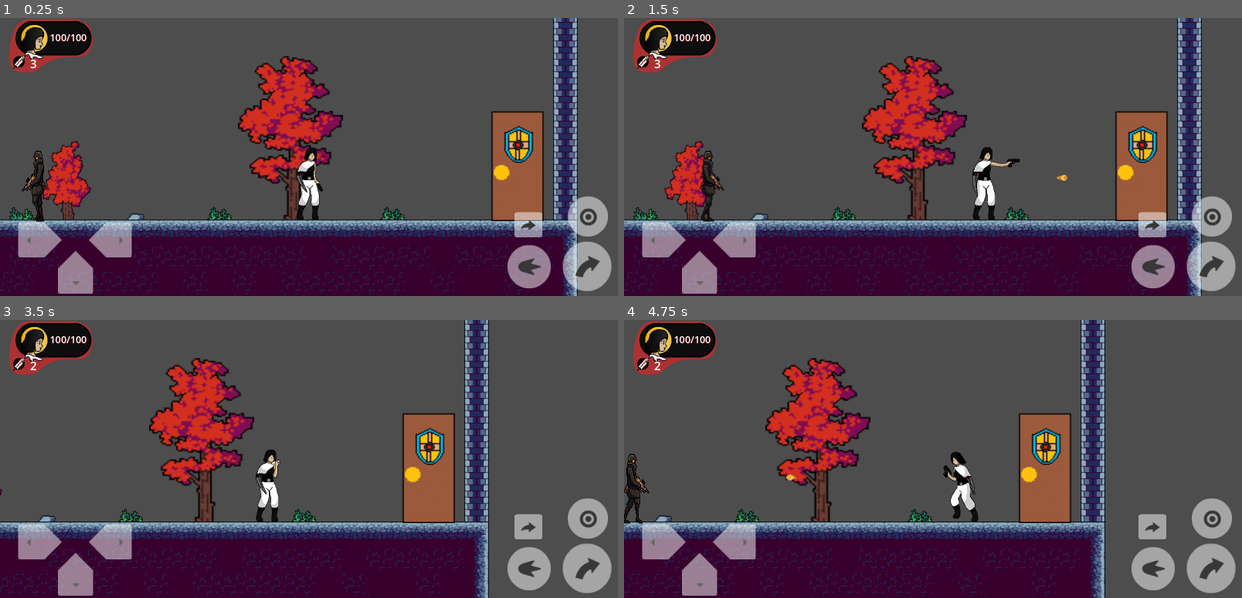
Above: before the commit, frames 1-4 (two rows, left to right).
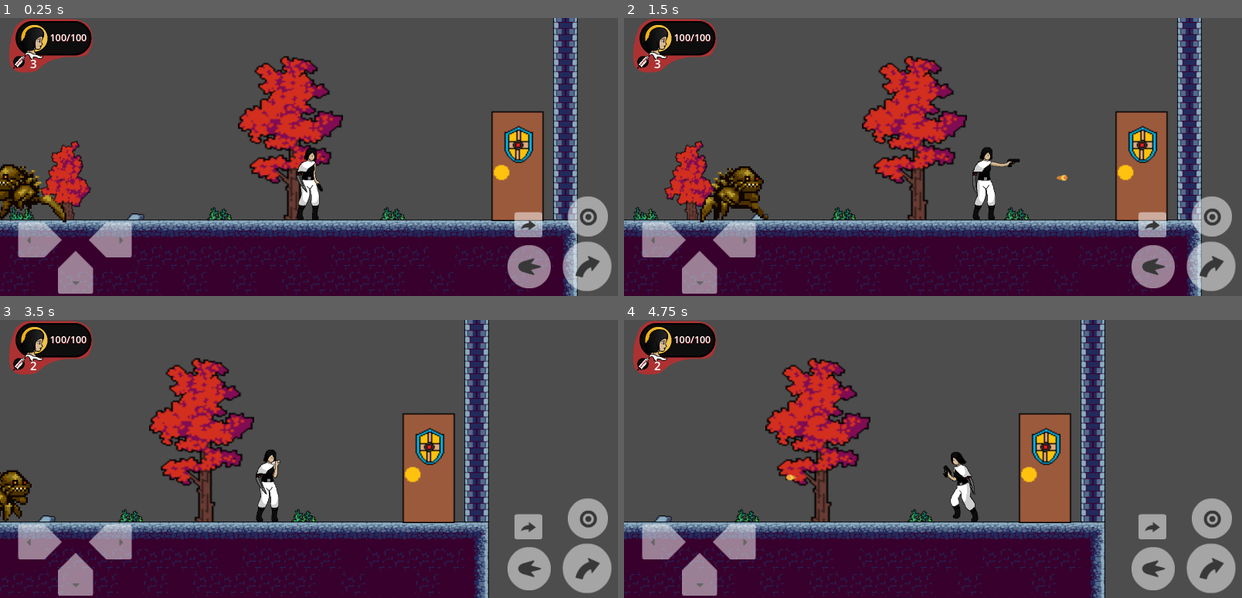
Above: after the commit, the same moments.

Repository: Corsa-Technologies/Terra1-seguro
Game: Godot game, scene res://Níveis/Nível1/Nível 1.tscn
Same seed, same stepped clock (60 frames per second), same inputs: the game is played once before the commit and once after it. This scene is started directly instead of the project's main scene.
Inputs:
- Up to frame 1 (0.25 s): no input
- Up to frame 2 (1.5 s): tap Enter (ataque) at 0.5 s; hold Enter (ataque) 0.53-1.28 s; hold Right (ui_right) from 0.53 s (still down); tap Up (ui_up) at 0.77 s; tap Backspace (tiro) at 0.8, 1.35 s
- Up to frame 3 (3.5 s): tap Up (ui_up) at 1.52, 3.02 s; tap Enter (ataque) at 1.55, 3.05 s; release Right (ui_right) at 2.03 s; hold Left (ui_left) 2.03-2.78 s; hold Enter (ataque) 2.03-2.78 s; tap Backspace (tiro) at 2.3 s; hold Right (ui_right) from 2.78 s (still down); tap Tab (cura) at 2.85 s
- Up to frame 4 (4.75 s): hold Backspace (tiro) 3.53-4.28 s; tap Delete (dash) at 3.6 s; tap Up (ui_up) at 3.77, 4.52 s; release Right (ui_right) at 4.28 s; hold Left (ui_left) from 4.28 s (still down); tap Backspace (tiro) at 4.35 s; tap Enter (ataque) at 4.55 s

The runs differ from the first frame. In frame 1, 1.3% of the frame differs, in the area x 0-11%, y 47-74%; in frame 2, 1.6%, in the area x 12-24%, y 47-74%; in frame 3, 0.7%; in frame 4, 0.5%.

Commit message:
alterado inimigo1

Diff:
--- a/Assets/inimigos/inimigo1/ataque/projectile.gd
+++ /dev/null
@@ -1,24 +0,0 @@
-extends CharacterBody2D
-
-@export var SPEED = 600
-@export var damage = 10  # Dano que o projétil causa
-
-var direction: Vector2  # A direção do projétil
-
-func _ready():
-	# Define a rotação do projétil para a direção de movimento
-	rotation = direction.angle()  # Ajusta a rotação para a direção
-
-	# Remove o projétil após 3 segundos, caso não colida com nada
-	await get_tree().create_timer(3).timeout
-	queue_free()  # Remove o projétil da cena
-
-func _physics_process(delta):
-	velocity = direction * SPEED  # Move o projétil na direção especificada
-	move_and_slide()
-
-# Função que será chamada quando o projétil colidir com um corpo
-
-func _on_area_2d_body_entered(body: CharacterBody2D):  # Verifica se o objeto que colidiu está no grupo "Player"
-		body.take_damage(damage)  # Aplica dano ao player
-		queue_free()  # Remove o projétil após acertar o player
--- a/Assets/inimigos/inimigo1/ataque/projectile.tscn
+++ /dev/null
@@ -1,71 +0,0 @@
-[gd_scene load_steps=10 format=3 uid="uid://c1e6hqp7yidse"]
-
-[ext_resource type="Script" path="res://Assets/inimigos/inimigo1/ataque/projectile.gd" id="1_lb75j"]
-[ext_resource type="Texture2D" uid="uid://3ki6fsjdsxce" path="res://Assets/inimigos/inimigo1/ataque/All_Fire_Bullet_Pixel_16x16_04.png" id="2_f5va5"]
-
-[sub_resource type="AtlasTexture" id="AtlasTexture_m1uhw"]
-atlas = ExtResource("2_f5va5")
-region = Rect2(256, 144, 16, 16)
-
-[sub_resource type="AtlasTexture" id="AtlasTexture_lj40p"]
-atlas = ExtResource("2_f5va5")
-region = Rect2(272, 144, 16, 16)
-
-[sub_resource type="AtlasTexture" id="AtlasTexture_kt0sp"]
-atlas = ExtResource("2_f5va5")
-region = Rect2(288, 144, 16, 16)
-
-[sub_resource type="AtlasTexture" id="AtlasTexture_y82ij"]
-atlas = ExtResource("2_f5va5")
-region = Rect2(304, 144, 16, 16)
-
-[sub_resource type="SpriteFrames" id="SpriteFrames_qt540"]
-animations = [{
-"frames": [{
-"duration": 1.0,
-"texture": SubResource("AtlasTexture_m1uhw")
-}, {
-"duration": 1.0,
-"texture": SubResource("AtlasTexture_lj40p")
-}, {
-"duration": 1.0,
-"texture": SubResource("AtlasTexture_kt0sp")
-}, {
-"duration": 1.0,
-"texture": SubResource("AtlasTexture_y82ij")
-}],
-"loop": true,
-"name": &"default",
-"speed": 25.0
-}]
-
-[sub_resource type="RectangleShape2D" id="RectangleShape2D_r7sp0"]
-size = Vector2(17, 6)
-
-[sub_resource type="RectangleShape2D" id="RectangleShape2D_6wugg"]
-size = Vector2(18, 8)
-
-[node name="projectile" type="CharacterBody2D"]
-position = Vector2(3, 2)
-collision_layer = 8
-collision_mask = 0
-script = ExtResource("1_lb75j")
-
-[node name="AnimatedSprite2D" type="AnimatedSprite2D" parent="."]
-scale = Vector2(1.28125, 1.0625)
-sprite_frames = SubResource("SpriteFrames_qt540")
-autoplay = "default"
-frame_progress = 0.588718
-
-[node name="CollisionShape2D2" type="CollisionShape2D" parent="."]
-position = Vector2(1, 0)
-shape = SubResource("RectangleShape2D_r7sp0")
-
-[node name="Area2D" type="Area2D" parent="."]
-collision_layer = 2
-
-[node name="CollisionShape2D" type="CollisionShape2D" parent="Area2D"]
-position = Vector2(1, 0)
-shape = SubResource("RectangleShape2D_6wugg")
-
-[connection signal="body_entered" from="Area2D" to="." method="_on_area_2d_body_entered"]
--- a/Assets/inimigos/inimigo1/inimigo_1.gd
+++ b/Assets/inimigos/inimigo1/inimigo_1.gd
@@ -1,17 +1,12 @@
 extends CharacterBody2D
 
-@export var speed: float = 100.0
+@export var speed: float = 150.0
 @export var gravity: float = 500.0
 @export var patrol_tolerance: float = 10.0
-@export var projectile_scene: PackedScene  # Referência à cena do projétil
-@export var shoot_delay: float = 1.0  # Intervalo de disparo em segundos
 @export var health: int = 100  # Adiciona uma variável de saúde ao inimigo
 
 var patrol_points: Array = []
 var current_patrol_index: int = 0
-var player_detected: bool = false
-var player: Node2D = null
-var can_shoot: bool = true  # Controle para evitar múltiplos disparos
 
 func _ready():
 	# Verifica se o nó 'patrulha1' existe como filho do inimigo
@@ -23,87 +18,31 @@
 	else:
 		$AnimatedSprite2D.play('idle')
 
-	# Conectar sinais da Area2D (DetectionArea)
-	$DetectionArea.connect("body_entered", Callable(self, "_on_detection_area_body_entered"))
-	$DetectionArea.connect("body_exited", Callable(self, "_on_detection_area_body_exited"))
-
 func _physics_process(delta):
 	velocity.y += gravity * delta
 
-	if player_detected and player:
-		look_at_player()
-		$AnimatedSprite2D.play("shot1")  # Executa a animação de tiro
-		if can_shoot:
-			shoot_projectile()  # Dispara o projétil
-			can_shoot = false  # Desativa o disparo até o próximo intervalo
-			await get_tree().create_timer(shoot_delay).timeout  # Espera o tempo de disparo
-			can_shoot = true  # Reativa o disparo após o intervalo
+	# Lógica de patrulha entre os pontos globais dos Markers2D
+	if patrol_points.size() > 0:
+		var target_position = patrol_points[current_patrol_index]  # Usa a posição global
+		var direction = (target_position - global_position).normalized()  # Compara com a posição global
+
+		velocity.x = direction.x * speed
+
+		# Atualiza a rotação do sprite para refletir a direção
+		if direction.x > 0:
+			$AnimatedSprite2D.flip_h = true  # Olha para a direita
+		elif direction.x < 0:
+			$AnimatedSprite2D.flip_h = false  # Olha para a esquerda
+
+		move_and_slide()
+
+		# Verifica se o inimigo chegou ao ponto de patrulha
+		if global_position.distance_to(target_position) < patrol_tolerance:
+			current_patrol_index = (current_patrol_index + 1) % patrol_points.size()
+
+		$AnimatedSprite2D.play("walk")
 	else:
-		# Lógica de patrulha entre os pontos globais dos Markers2D
-		if patrol_points.size() > 0:
-			var target_position = patrol_points[current_patrol_index]  # Usa a posição global
-			var direction = (target_position - global_position).normalized()  # Compara com a posição global
-
-			velocity.x = direction.x * speed
-
-			# Atualiza a escala do sprite para refletir a direção
-			if direction.x > 0:
-				$AnimatedSprite2D.scale.x = 1
-			elif direction.x < 0:
-				$AnimatedSprite2D.scale.x = -1
-
-			move_and_slide()
-
-			# Verifica se o inimigo chegou ao ponto de patrulha
-			if global_position.distance_to(target_position) < patrol_tolerance:
-				current_patrol_index = (current_patrol_index + 1) % patrol_points.size()
-
-			$AnimatedSprite2D.play("walk")
-		else:
-			$AnimatedSprite2D.play("idle")
-
-# Função chamada quando o player entra na DetectionArea
-func _on_detection_area_body_entered(body):
-	if body.name == "Player":
-		player_detected = true
-		player = body
-
-# Função chamada quando o player sai da DetectionArea
-func _on_detection_area_body_exited(body):
-	if body.name == "Player":
-		player_detected = false
-		player = null
-
-# Função para fazer o inimigo olhar para o player
-func look_at_player():
-	var direction = (player.global_position - global_position).normalized()
-	if direction.x > 0:
-		$AnimatedSprite2D.scale.x = 1
-	else:
-		$AnimatedSprite2D.scale.x = -1
-
-# Função para instanciar e disparar o projétil na direção do player
-func shoot_projectile():
-	# Verifica se a cena do projétil foi atribuída
-	if projectile_scene == null:
-		return
-
-	# Instanciar a cena do projétil
-	var projectile = projectile_scene.instantiate() as CharacterBody2D
-
-	# Certifique-se que o projétil foi instanciado corretamente
-	if projectile == null:
-		return
-
-	# Define a posição inicial do projétil, um pouco à frente do inimigo
-	projectile.global_position = global_position + Vector2(0 * $AnimatedSprite2D.scale.x, 0)
-
-	# Define a direção do projétil como a direção do player
-	var direction = (player.global_position - projectile.global_position).normalized()
-	projectile.direction = direction  # Define a direção diretamente no projétil
-
-	# Adiciona o projétil à cena
-	get_parent().add_child(projectile)
+		$AnimatedSprite2D.play("idle")
 
 # Função para receber dano
 func take_damage(amount: int):
--- a/Assets/inimigos/inimigo1/inimigo_1.tscn
+++ b/Assets/inimigos/inimigo1/inimigo_1.tscn
@@ -1,109 +1,79 @@
-[gd_scene load_steps=28 format=3 uid="uid://d2gp1dbwx1wdj"]
+[gd_scene load_steps=19 format=3 uid="uid://d2gp1dbwx1wdj"]
 
 [ext_resource type="Script" path="res://Assets/inimigos/inimigo1/inimigo_1.gd" id="1_03eev"]
-[ext_resource type="PackedScene" uid="uid://c1e6hqp7yidse" path="res://Assets/inimigos/inimigo1/ataque/projectile.tscn" id="2_e7062"]
-[ext_resource type="Texture2D" uid="uid://bqnuc26vom4bv" path="res://Assets/inimigos/inimigo1/Idle.png" id="3_atsb4"]
-[ext_resource type="Texture2D" uid="uid://dpogxj2bidkms" path="res://Assets/inimigos/inimigo1/Shot_1.png" id="4_nhfru"]
-[ext_resource type="Texture2D" uid="uid://me3ihp8vfgwg" path="res://Assets/inimigos/inimigo1/Walk.png" id="5_7mcr2"]
+[ext_resource type="Texture2D" uid="uid://bcow1vruxwvpg" path="res://Assets/inimigos/inimigo1/Walk.png" id="5_7mcr2"]
 
 [sub_resource type="RectangleShape2D" id="RectangleShape2D_vcaww"]
-size = Vector2(27, 83)
+size = Vector2(79, 74)
 
-[sub_resource type="AtlasTexture" id="AtlasTexture_1idlb"]
-atlas = ExtResource("3_atsb4")
-region = Rect2(0, 0, 128, 128)
+[sub_resource type="AtlasTexture" id="AtlasTexture_2bnr4"]
+atlas = ExtResource("5_7mcr2")
+region = Rect2(0, 0, 57, 42)
 
-[sub_resource type="AtlasTexture" id="AtlasTexture_04b5e"]
-atlas = ExtResource("3_atsb4")
-region = Rect2(128, 0, 128, 128)
+[sub_resource type="AtlasTexture" id="AtlasTexture_p4qw2"]
+atlas = ExtResource("5_7mcr2")
+region = Rect2(57, 0, 57, 42)
 
-[sub_resource type="AtlasTexture" id="AtlasTexture_pgk8f"]
-atlas = ExtResource("3_atsb4")
-region = Rect2(256, 0, 128, 128)
+[sub_resource type="AtlasTexture" id="AtlasTexture_riu86"]
+atlas = ExtResource("5_7mcr2")
+region = Rect2(114, 0, 57, 42)
 
-[sub_resource type="AtlasTexture" id="AtlasTexture_fvfo6"]
-atlas = ExtResource("3_atsb4")
-region = Rect2(384, 0, 128, 128)
+[sub_resource type="AtlasTexture" id="AtlasTexture_x040y"]
+atlas = ExtResource("5_7mcr2")
+region = Rect2(171, 0, 57, 42)
 
-[sub_resource type="AtlasTexture" id="AtlasTexture_vqdyu"]
-atlas = ExtResource("3_atsb4")
-region = Rect2(512, 0, 128, 128)
+[sub_resource type="AtlasTexture" id="AtlasTexture_q806q"]
+atlas = ExtResource("5_7mcr2")
+region = Rect2(228, 0, 57, 42)
 
-[sub_resource type="AtlasTexture" id="AtlasTexture_jnwf0"]
-atlas = ExtResource("3_atsb4")
-region = Rect2(640, 0, 128, 128)
+[sub_resource type="AtlasTexture" id="AtlasTexture_qkgti"]
+atlas = ExtResource("5_7mcr2")
+region = Rect2(285, 0, 57, 42)
 
-[sub_resource type="AtlasTexture" id="AtlasTexture_1aory"]
-atlas = ExtResource("3_atsb4")
-region = Rect2(768, 0, 128, 128)
+[sub_resource type="AtlasTexture" id="AtlasTexture_s55yx"]
+atlas = ExtResource("5_7mcr2")
+region = Rect2(0, 0, 57, 42)
 
-[sub_resource type="AtlasTexture" id="AtlasTexture_5nikd"]
-atlas = ExtResource("4_nhfru")
-region = Rect2(0, 0, 128, 128)
+[sub_resource type="AtlasTexture" id="AtlasTexture_v5svd"]
+atlas = ExtResource("5_7mcr2")
+region = Rect2(57, 0, 57, 42)
 
-[sub_resource type="AtlasTexture" id="AtlasTexture_05m08"]
-atlas = ExtResource("4_nhfru")
-region = Rect2(128, 0, 128, 128)
+[sub_resource type="AtlasTexture" id="AtlasTexture_qusp7"]
+atlas = ExtResource("5_7mcr2")
+region = Rect2(114, 0, 57, 42)
 
-[sub_resource type="AtlasTexture" id="AtlasTexture_6v4q2"]
-atlas = ExtResource("4_nhfru")
-region = Rect2(256, 0, 128, 128)
+[sub_resource type="AtlasTexture" id="AtlasTexture_74cxt"]
+atlas = ExtResource("5_7mcr2")
+region = Rect2(171, 0, 57, 42)
 
-[sub_resource type="AtlasTexture" id="AtlasTexture_g737j"]
-atlas = ExtResource("4_nhfru")
-region = Rect2(384, 0, 128, 128)
+[sub_resource type="AtlasTexture" id="AtlasTexture_gs7mg"]
+atlas = ExtResource("5_7mcr2")
+region = Rect2(228, 0, 57, 42)
 
-[sub_resource type="AtlasTexture" id="AtlasTexture_pd723"]
+[sub_resource type="AtlasTexture" id="AtlasTexture_1joy1"]
 atlas = ExtResource("5_7mcr2")
-region = Rect2(0, 0, 128, 128)
-
-[sub_resource type="AtlasTexture" id="AtlasTexture_4ov2x"]
-atlas = ExtResource("5_7mcr2")
-region = Rect2(128, 0, 128, 128)
-
-[sub_resource type="AtlasTexture" id="AtlasTexture_78pqa"]
-atlas = ExtResource("5_7mcr2")
-region = Rect2(256, 0, 128, 128)
-
-[sub_resource type="AtlasTexture" id="AtlasTexture_424dp"]
-atlas = ExtResource("5_7mcr2")
-region = Rect2(384, 0, 128, 128)
-
-[sub_resource type="AtlasTexture" id="AtlasTexture_g4m0j"]
-atlas = ExtResource("5_7mcr2")
-region = Rect2(512, 0, 128, 128)
-
-[sub_resource type="AtlasTexture" id="AtlasTexture_hq0nk"]
-atlas = ExtResource("5_7mcr2")
-region = Rect2(640, 0, 128, 128)
-
-[sub_resource type="AtlasTexture" id="AtlasTexture_wj0o6"]
-atlas = ExtResource("5_7mcr2")
-region = Rect2(768, 0, 128, 128)
+region = Rect2(285, 0, 57, 42)
 
 [sub_resource type="SpriteFrames" id="SpriteFrames_yla2x"]
 animations = [{
 "frames": [{
 "duration": 1.0,
-"texture": SubResource("AtlasTexture_1idlb")
+"texture": SubResource("AtlasTexture_2bnr4")
 }, {
 "duration": 1.0,
-"texture": SubResource("AtlasTexture_04b5e")
+"texture": SubResource("AtlasTexture_p4qw2")
 }, {
 "duration": 1.0,
-"texture": SubResource("AtlasTexture_pgk8f")
+"texture": SubResource("AtlasTexture_riu86")
 }, {
 "duration": 1.0,
-"texture": SubResource("AtlasTexture_fvfo6")
+"texture": SubResource("AtlasTexture_x040y")
 }, {
 "duration": 1.0,
-"texture": SubResource("AtlasTexture_vqdyu")
+"texture": SubResource("AtlasTexture_q806q")
 }, {
 "duration": 1.0,
-"texture": SubResource("AtlasTexture_jnwf0")
-}, {
-"duration": 1.0,
-"texture": SubResource("AtlasTexture_1aory")
+"texture": SubResource("AtlasTexture_qkgti")
 }],
 "loop": true,
 "name": &"idle",
@@ -111,50 +81,30 @@
 }, {
 "frames": [{
 "duration": 1.0,
-"texture": SubResource("AtlasTexture_5nikd")
+"texture": SubResource("AtlasTexture_s55yx")
 }, {
 "duration": 1.0,
-"texture": SubResource("AtlasTexture_05m08")
+"texture": SubResource("AtlasTexture_v5svd")
 }, {
 "duration": 1.0,
-"texture": SubResource("AtlasTexture_6v4q2")
+"texture": SubResource("AtlasTexture_qusp7")
 }, {
 "duration": 1.0,
-"texture": SubResource("AtlasTexture_g737j")
-}],
-"loop": true,
-"name": &"shot1",
-"speed": 5.0
-}, {
-"frames": [{
-"duration": 1.0,
-"texture": SubResource("AtlasTexture_pd723")
+"texture": SubResource("AtlasTexture_74cxt")
 }, {
 "duration": 1.0,
-"texture": SubResource("AtlasTexture_4ov2x")
+"texture": SubResource("AtlasTexture_gs7mg")
 }, {
 "duration": 1.0,
-"texture": SubResource("AtlasTexture_78pqa")
-}, {
-"duration": 1.0,
-"texture": SubResource("AtlasTexture_424dp")
-}, {
-"duration": 1.0,
-"texture": SubResource("AtlasTexture_g4m0j")
-}, {
-"duration": 1.0,
-"texture": SubResource("AtlasTexture_hq0nk")
-}, {
-"duration": 1.0,
-"texture": SubResource("AtlasTexture_wj0o6")
+"texture": SubResource("AtlasTexture_1joy1")
 }],
 "loop": true,
 "name": &"walk",
-"speed": 5.0
+"speed": 8.0
 }]
 
 [sub_resource type="RectangleShape2D" id="RectangleShape2D_uxhbb"]
-size = Vector2(34, 63.3571)
+size = Vector2(62.1429, 50.7143)
 
 [sub_resource type="RectangleShape2D" id="RectangleShape2D_i4ghj"]
 size = Vector2(231, 35.5)
@@ -163,26 +113,25 @@
 collision_layer = 2
 collision_mask = 2
 script = ExtResource("1_03eev")
-projectile_scene = ExtResource("2_e7062")
 
 [node name="hurtbox" type="Area2D" parent="."]
 collision_layer = 3
+metadata/_edit_group_ = true
 
 [node name="CollisionShape2D" type="CollisionShape2D" parent="hurtbox"]
-position = Vector2(-1.5, 5.5)
 shape = SubResource("RectangleShape2D_vcaww")
 
 [node name="AnimatedSprite2D" type="AnimatedSprite2D" parent="."]
 light_mask = 2
 visibility_layer = 2
 texture_filter = 1
-position = Vector2(8, -33)
-scale = Vector2(1.4, 1.359)
+position = Vector2(2, 2)
+scale = Vector2(2.5, 2.5)
 sprite_frames = SubResource("SpriteFrames_yla2x")
 animation = &"walk"
 
 [node name="CollisionShape2D" type="CollisionShape2D" parent="."]
-position = Vector2(5.96046e-08, 7.35)
+position = Vector2(-0.5, 5.5)
 scale = Vector2(1.4, 1.4)
 shape = SubResource("RectangleShape2D_uxhbb")
 
@@ -191,12 +140,9 @@
 collision_mask = 3
 
 [node name="CollisionShape2D" type="CollisionShape2D" parent="DetectionArea"]
-position = Vector2(0, -25.5)
+position = Vector2(-5, -7)
 scale = Vector2(2, 2)
 shape = SubResource("RectangleShape2D_i4ghj")
 
-[node name="projectile" parent="." instance=ExtResource("2_e7062")]
-position = Vector2(29, 529)
-
 [connection signal="body_entered" from="DetectionArea" to="." method="_on_detection_area_body_entered"]
 [connection signal="body_exited" from="DetectionArea" to="." method="_on_detection_area_body_exited"]
--- a/Níveis/Nível1/Nível 1.tscn
+++ b/Níveis/Nível1/Nível 1.tscn
@@ -654,10 +654,10 @@
 [node name="patrulha1" type="Node2D" parent="Inimigo1"]
 
 [node name="patrulha 1" type="Marker2D" parent="Inimigo1/patrulha1"]
-position = Vector2(-62, 2)
+position = Vector2(-82, 16)
 
 [node name="patrulha 2" type="Marker2D" parent="Inimigo1/patrulha1"]
-position = Vector2(103, -2)
+position = Vector2(96, 13)
 
 [connection signal="body_entered" from="Area2D" to="Area2D" method="_on_body_entered"]
 [connection signal="body_exited" from="Area2D" to="Area2D" method="_on_body_exited"]
--- a/Níveis/Nível2/Nível 2.tscn
+++ b/Níveis/Nível2/Nível 2.tscn
@@ -915,16 +915,10 @@
 [node name="patrulha1" type="Node2D" parent="Inimigo1"]
 
 [node name="Marker2D" type="Marker2D" parent="Inimigo1/patrulha1"]
-position = Vector2(65, 3)
+position = Vector2(66, 13)
 
 [node name="Marker2D2" type="Marker2D" parent="Inimigo1/patrulha1"]
-position = Vector2(-64, 0)
-
-[node name="Inimigo3" parent="." instance=ExtResource("6_u5bcf")]
-position = Vector2(1478, 154)
-
-[node name="Inimigo2" parent="." instance=ExtResource("6_u5bcf")]
-position = Vector2(1072, 108)
+position = Vector2(-67, 9)
 
 [node name="Seringa" parent="." instance=ExtResource("7_8b223")]
 position = Vector2(268, 259)
Binary file removed: Assets/inimigos/inimigo1/Attack.png
Not shown, removed: Assets/inimigos/inimigo1/Attack.png.import
Binary file removed: Assets/inimigos/inimigo1/Dead.png
Not shown, removed: Assets/inimigos/inimigo1/Dead.png.import
Binary file removed: Assets/inimigos/inimigo1/Hurt.png
Not shown, removed: Assets/inimigos/inimigo1/Hurt.png.import
Binary file removed: Assets/inimigos/inimigo1/Idle.png
Not shown, removed: Assets/inimigos/inimigo1/Idle.png.import
Binary file removed: Assets/inimigos/inimigo1/Shot_1.png
Not shown, removed: Assets/inimigos/inimigo1/Shot_1.png.import
Binary file removed: Assets/inimigos/inimigo1/Shot_2.png
Not shown, removed: Assets/inimigos/inimigo1/Shot_2.png.import
(and 4 more such lines)
